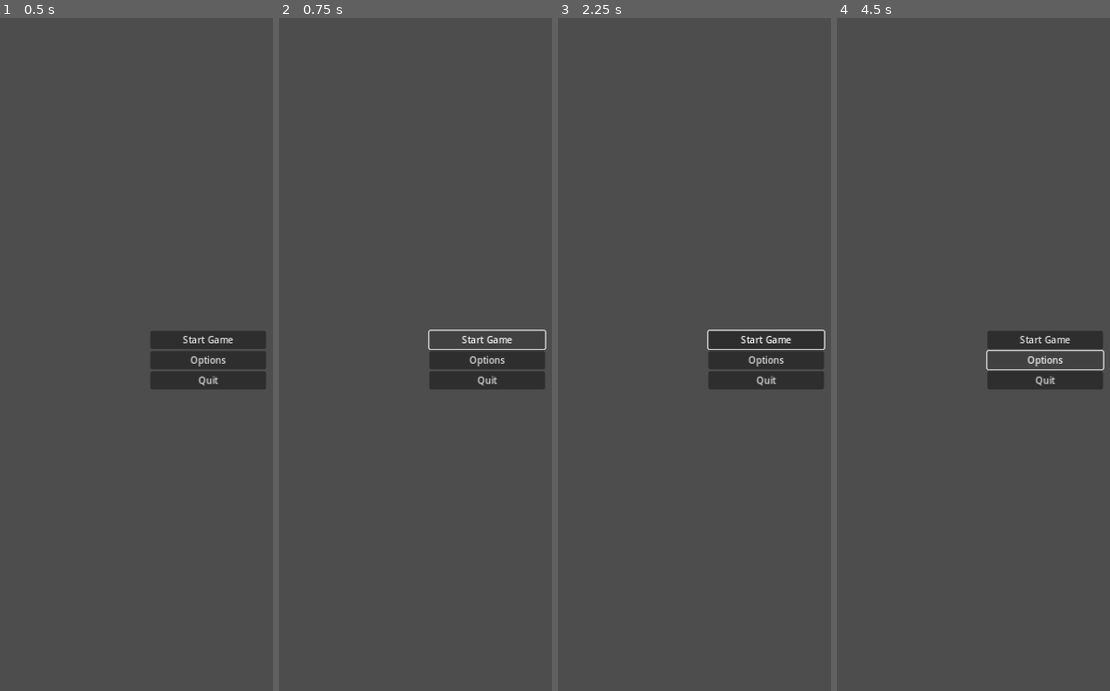
Above: before the commit, frames 1-4 (left to right).
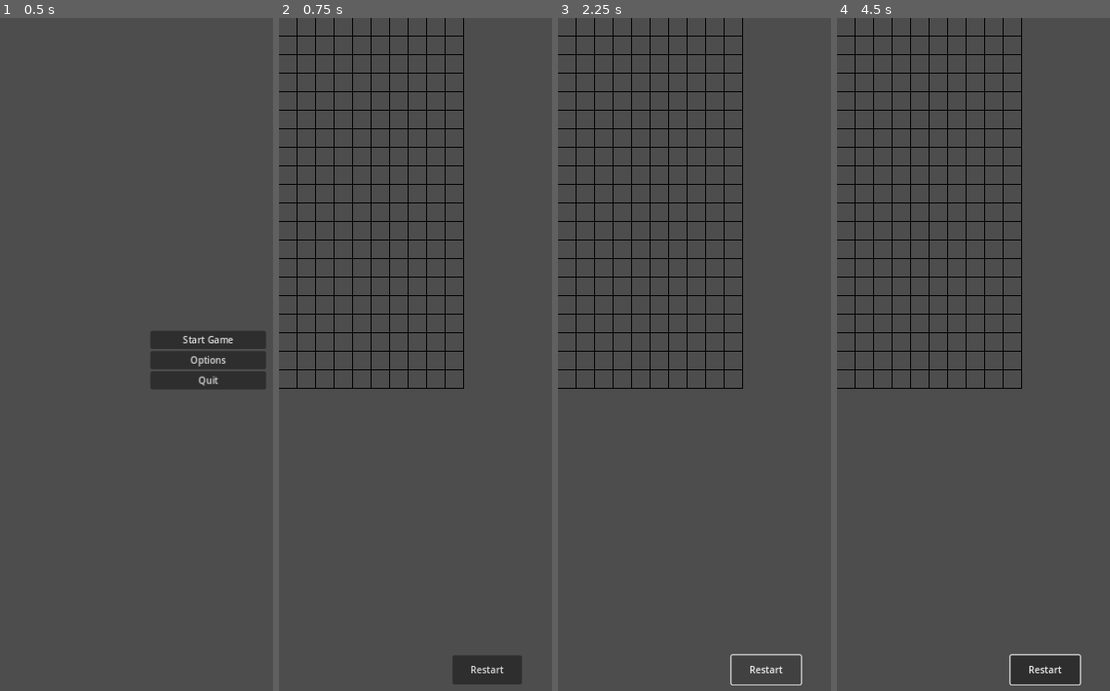
Above: after the commit, the same moments.

Repository: silvatechf/jogo-blockitus
Game: Godot game, scene res://scenes/main_menu.tscn
Two runs of this game, one before a commit and one after it. Both use one fixed random seed, a clock stepped at 60 frames per second and the inputs below.
Inputs (mouse positions are in pixels of both pictures, inside the frame that each line leads up to):
- Up to frame 1 (0.5 s): no input
- Up to frame 2 (0.75 s): click "Start Game" at 0.5 s
- Up to frame 3 (2.25 s): click (765, 341) at 1.25 s, where only the run before the commit has a clickable "Start Game"; click (765, 670) at 2 s, where only the run after the commit has a clickable "Restart"
- Up to frame 4 (4.5 s): click (1044, 670) at 2.75 s, where only the run after the commit has a clickable "Restart"; click (1044, 670) at 3.5 s, where only the run after the commit has a clickable "Restart"; click (1044, 361) at 4.25 s, where only the run before the commit has a clickable "Options"

Frame 1 is identical in both runs. In frame 2, 7.0% of the frame differs, in the area x 0-98%, y 0-100%; in frame 3, 7.2%; in frame 4, 7.1%.
Error after the commit: Parse Error: Member "position" redefined (original in native class 'Node2D') (res://scripts/block.gd:8)

Commit message:
Fix: Remove extra gd_scene tag from main.tscn

Diff:
--- a/godot/scenes/main.tscn
+++ b/godot/scenes/main.tscn
@@ -1,5 +1,3 @@
-[gd_scene load_steps=2 format=3 uid="uid://cgrvkkjdb6x"]
-
 [gd_scene load_steps=4 format=3 uid="uid://cgrvkkjdb6x"]
 
 [ext_resource type="Script" path="res://scripts/main.gd" id="1_fylej"]
